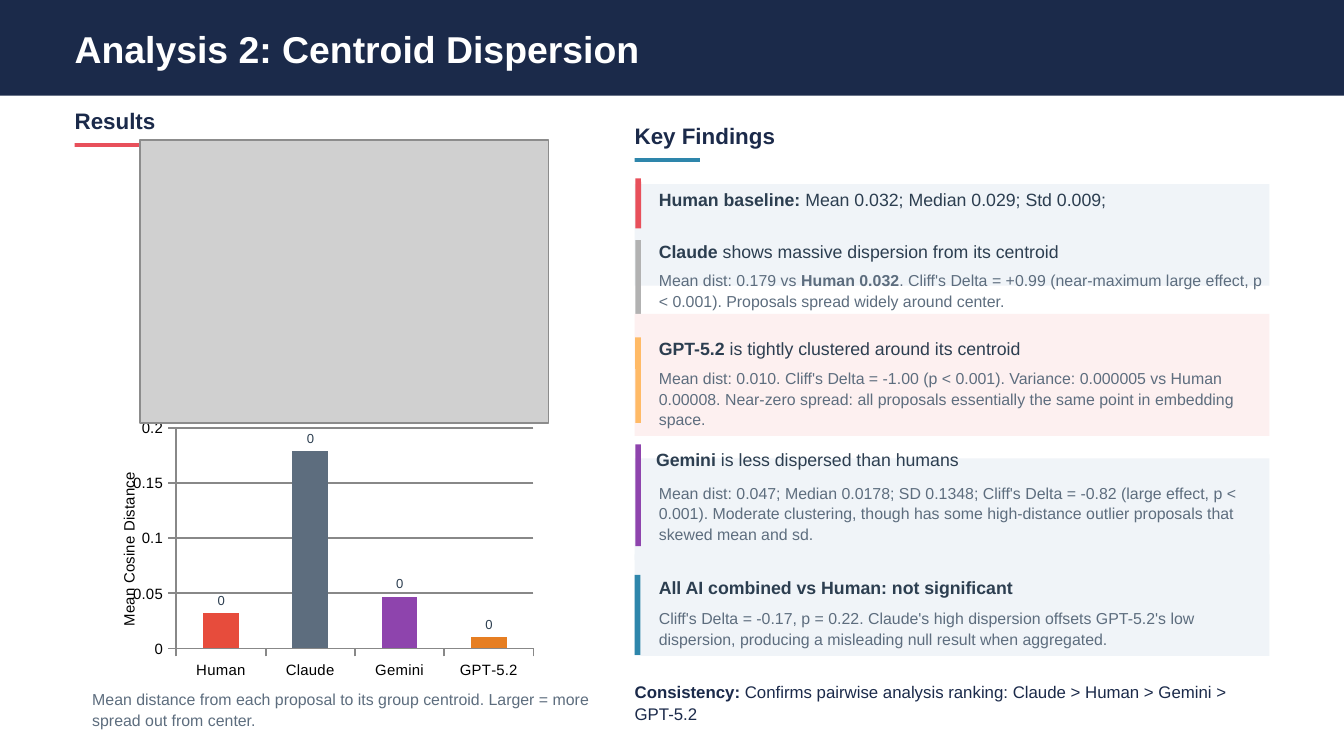
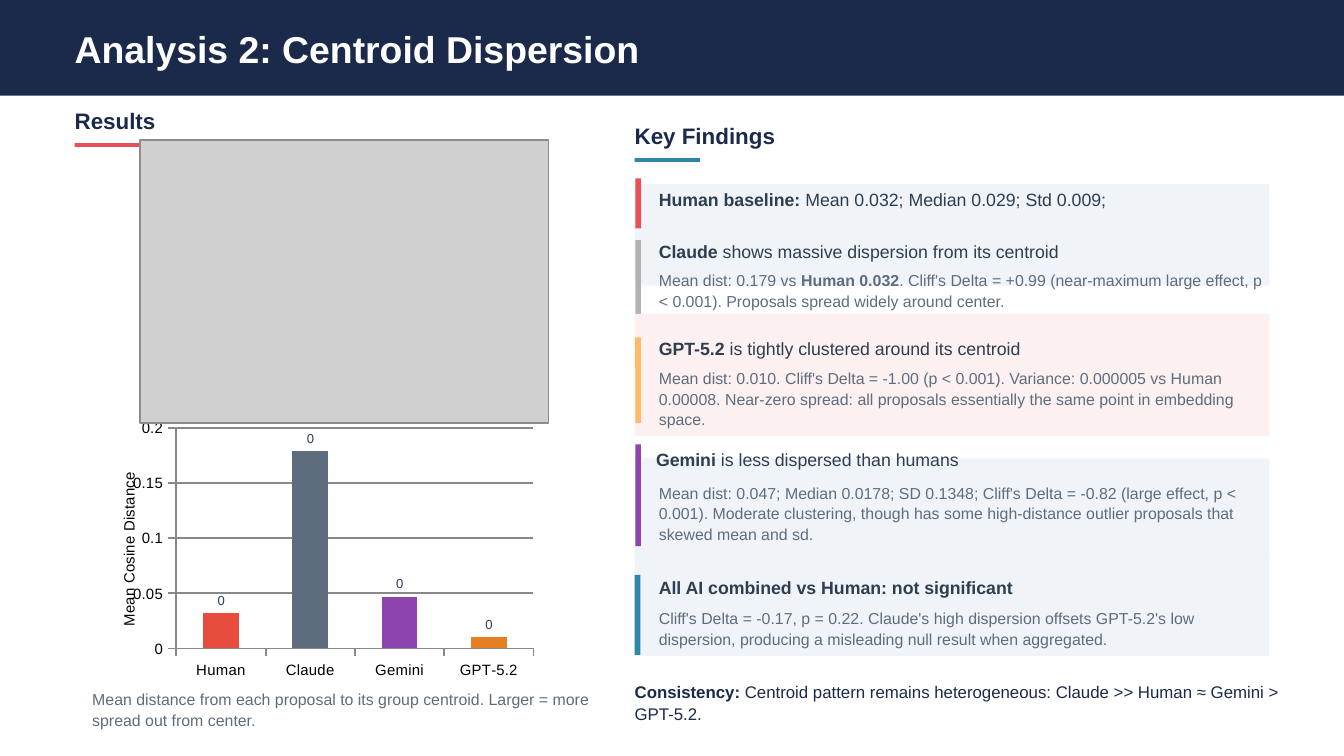
Before and after one commit to eveyhuang/human-AI-proposal, a slide deck: slide 6 of results/diversity_analysis_presentation_baseline_updated_20260218.pptx. Drawn at 1344x756 pixels with LibreOffice and Linux fonts; fonts in the diff are those of the drawing; grey boxes stand for pictures. Boxes give left, top, right and bottom in pixels: in the first picture for what was removed or moved away, otherwise in the second. Text is boxed around its words. In the diff, an @@ line names an element or a change of style, - is before the commit and + after.

```diff
--- a/results/diversity_analysis_presentation_baseline_updated_20260218.pptx
+++ b/results/diversity_analysis_presentation_baseline_updated_20260218.pptx
@@ text at (635, 685, 1264, 720): text changed @@
-Consistency: Confirms pairwise analysis ranking: Claude > Human > Gemini > GPT-5.2
+Consistency: Centroid pattern remains heterogeneous: Claude >> Human ≈ Gemini > GPT-5.2.
```
Also in this commit, not shown: 9 other slides changed, 1 other file.
